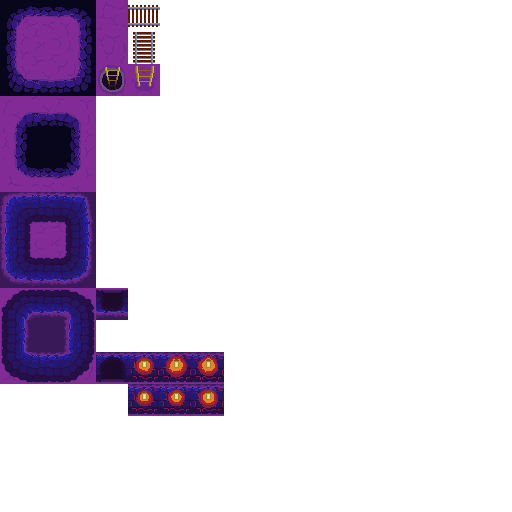
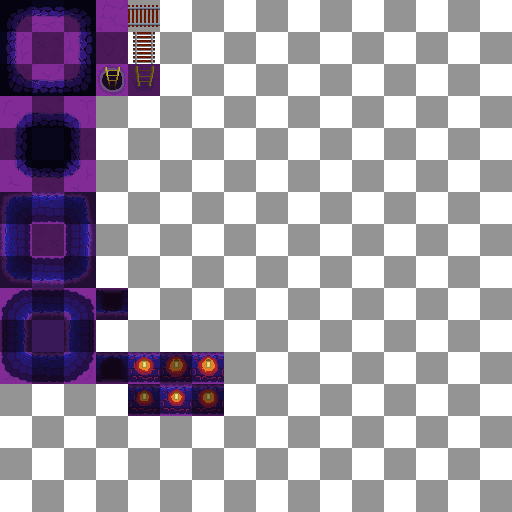
Revision of a layered 512 x 512 image; what changed, layer by layer:
showed "Background" over <box>0,0,512,512</box>
